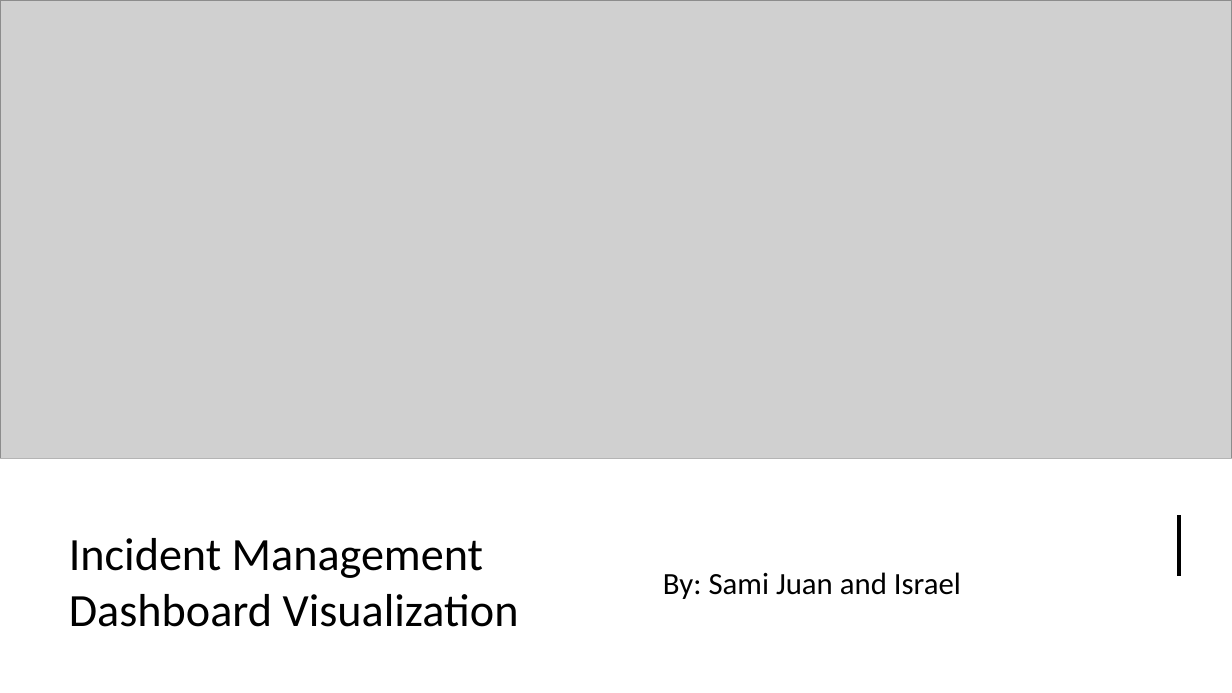
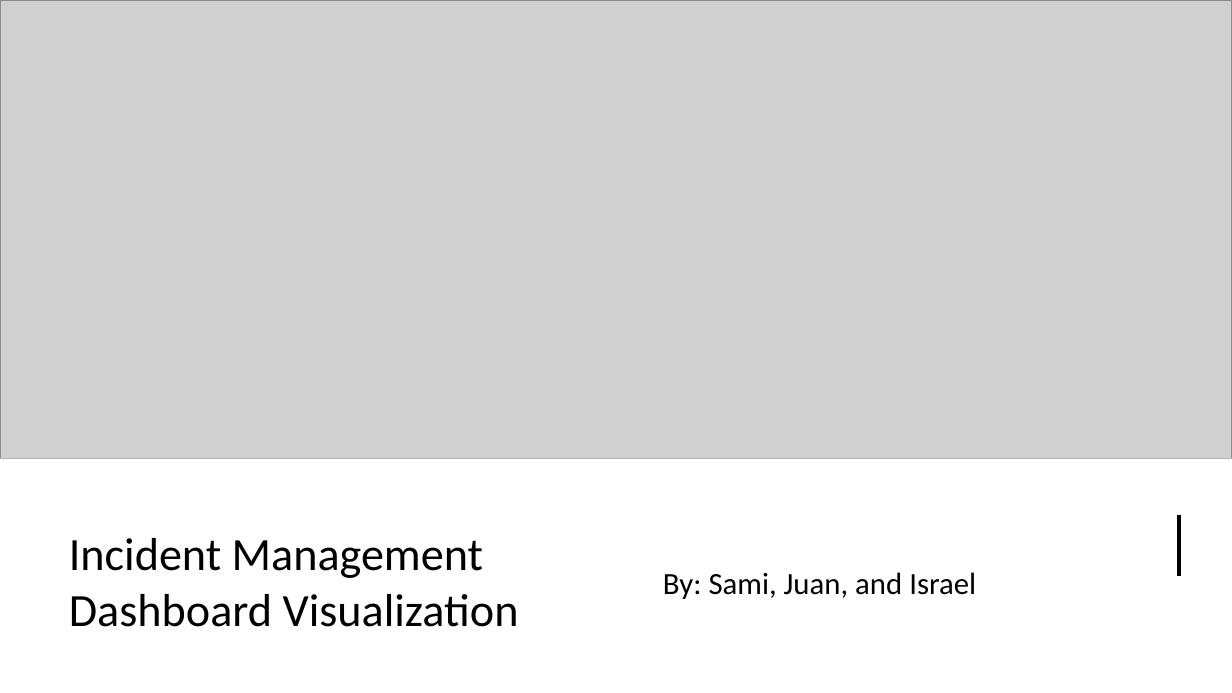
Before and after one commit to MENGSOFT-2023/ENSF607-A3, a slide deck: slide 1 of Incident Management Dashboard Visualization.pptx. Drawn at 1232x693 pixels with LibreOffice and Linux fonts; fonts in the diff are those of the drawing; grey boxes stand for pictures. Boxes give left, top, right and bottom in pixels: in the first picture for what was removed or moved away, otherwise in the second. Text is boxed around its words. In the diff, an @@ line names an element or a change of style, - is before the commit and + after.

```diff
--- a/Incident Management Dashboard Visualization.pptx
+++ b/Incident Management Dashboard Visualization.pptx
@@ subtitle at [663,572,976,599]: text changed @@
-By: Sami Juan and Israel
+By: Sami, Juan, and Israel
```
Also in this commit, not shown: 1 slide added, 1 other file.
